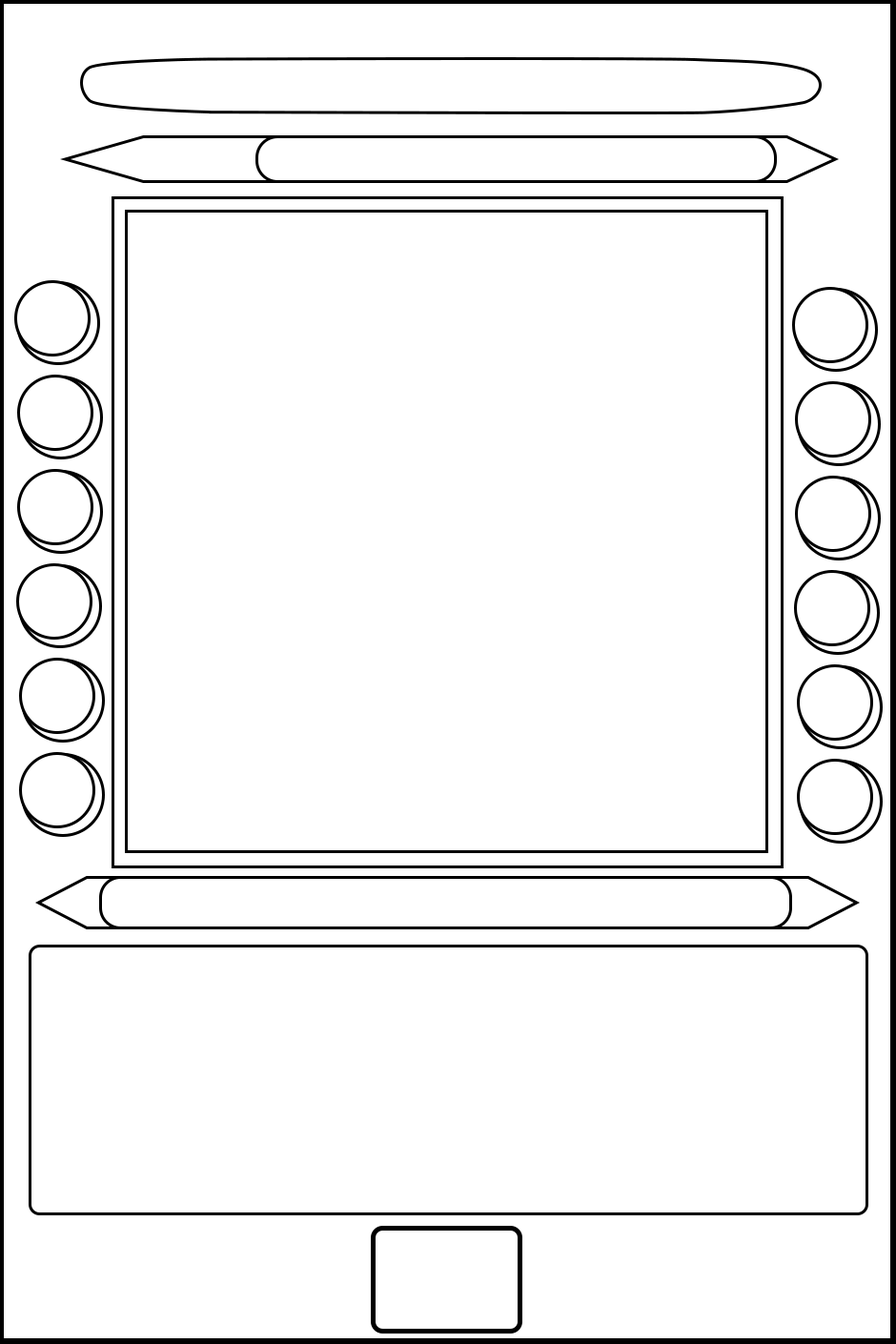
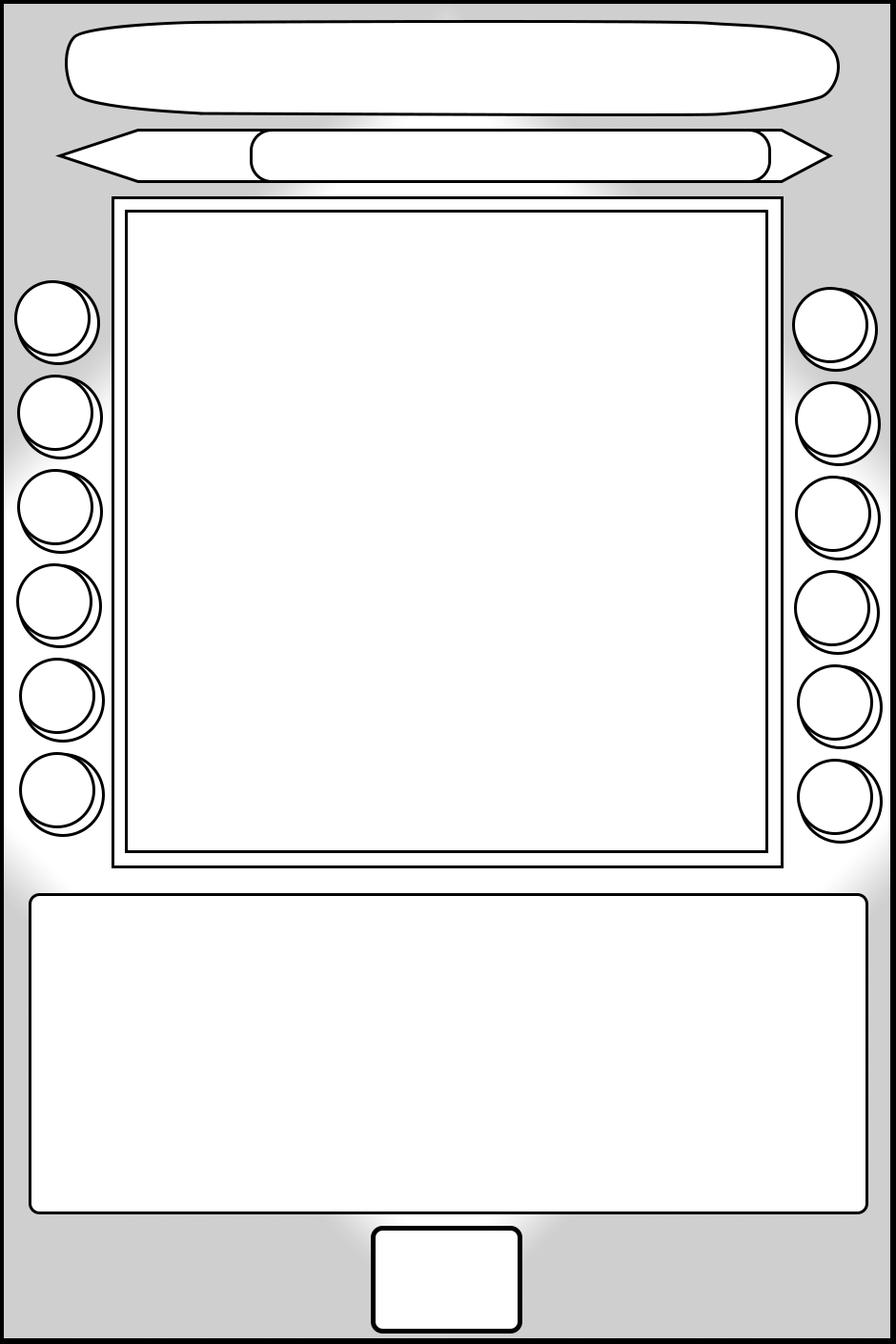
The second 896×1344 image is a revision of the first. Changes to its layers:
moved "Rettangolo arrotondato 6" above "Rettangolo arrotondato 4", painted on it over [370, 1225, 523, 1334]
painted on "Rettangolo arrotondato 3" over [28, 892, 869, 1215]
painted on "Poligono 2" over [64, 20, 840, 117]
hid "Rettangolo arrotondato 2", painted on it over [99, 875, 792, 930]
hid "Poligono 1" (1st of 4) over [35, 875, 236, 930]
hid "Poligono 1" (2nd of 4) over [659, 875, 860, 930]
painted on "Rettangolo arrotondato 5" over [249, 128, 777, 181]
painted on "Poligono 1" (3rd of 4) over [55, 128, 384, 183]
painted on "Poligono 1" (4th of 4) over [632, 128, 839, 183]
painted on "Rettangolo 1" over [3, 3, 890, 1338]
hid "Livello 1" over [3, 3, 890, 1338]
